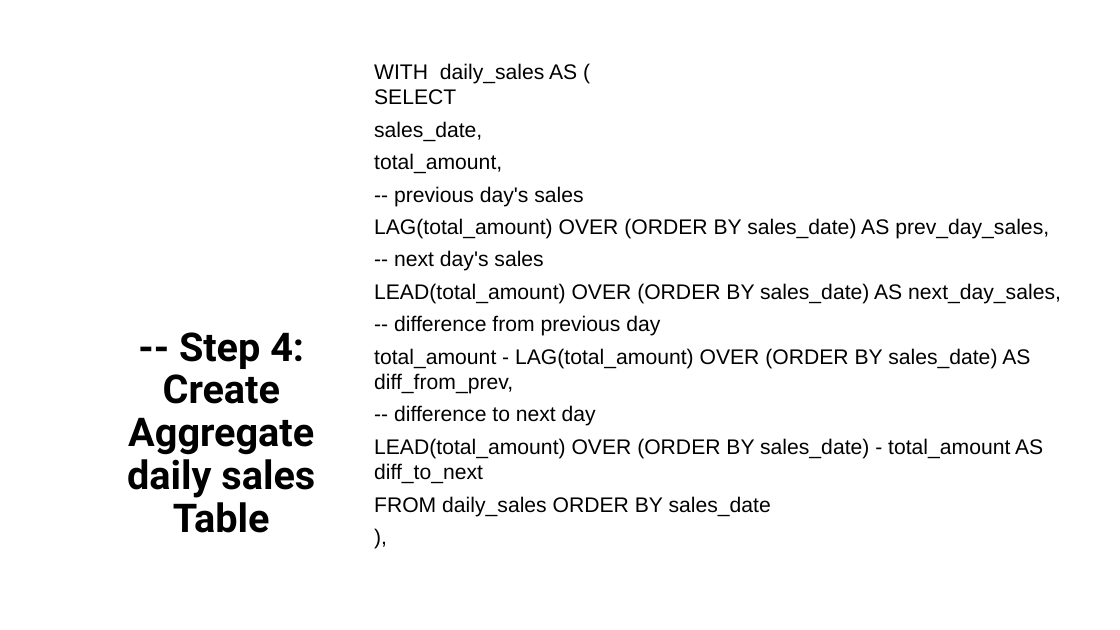
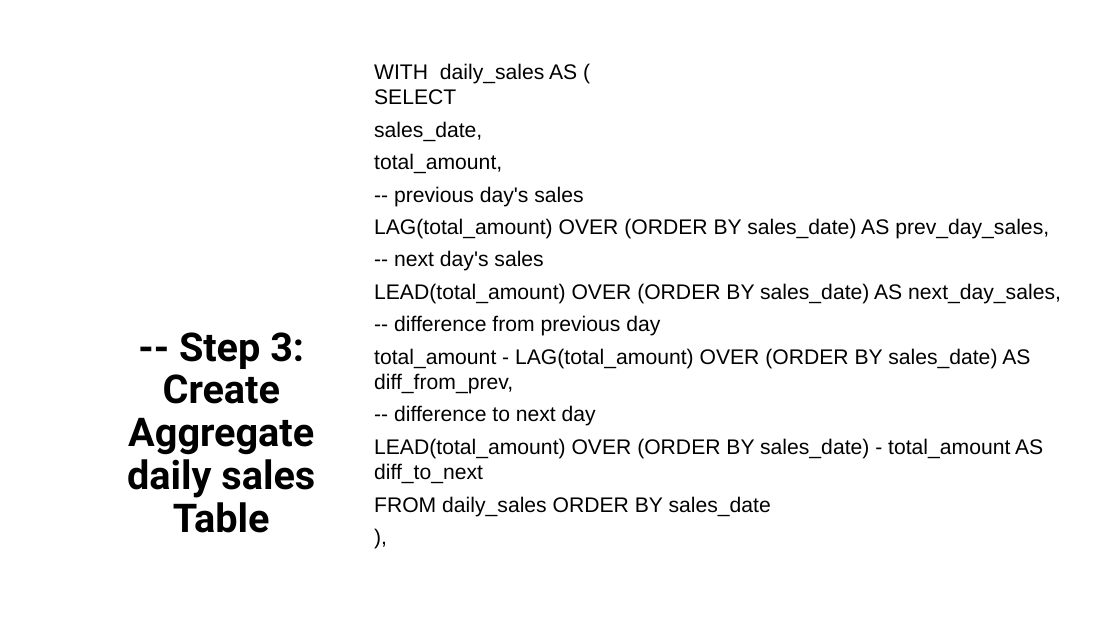
Before and after one commit to zhangyu027/UCI_Hadoop_Apache_Airflow, a slide deck: slide 24 of 02_Slides/M3A_ETL_Pipeline_DataWareHouse.pptx. Drawn at 1120x630 pixels with LibreOffice and Linux fonts; fonts in the diff are those of the drawing. Boxes give left, top, right and bottom in pixels: in the first picture for what was removed or moved away, otherwise in the second. Text is boxed around its words. In the diff, an @@ line names an element or a change of style, - is before the commit and + after.

```diff
--- a/02_Slides/M3A_ETL_Pipeline_DataWareHouse.pptx
+++ b/02_Slides/M3A_ETL_Pipeline_DataWareHouse.pptx
@@ text at box(127, 332, 315, 533): text changed @@
--- Step 4: Create Aggregate daily sales Table
+-- Step 3: Create Aggregate daily sales Table
```
Also in this commit, not shown: 16 other slides changed, 10 other files.
